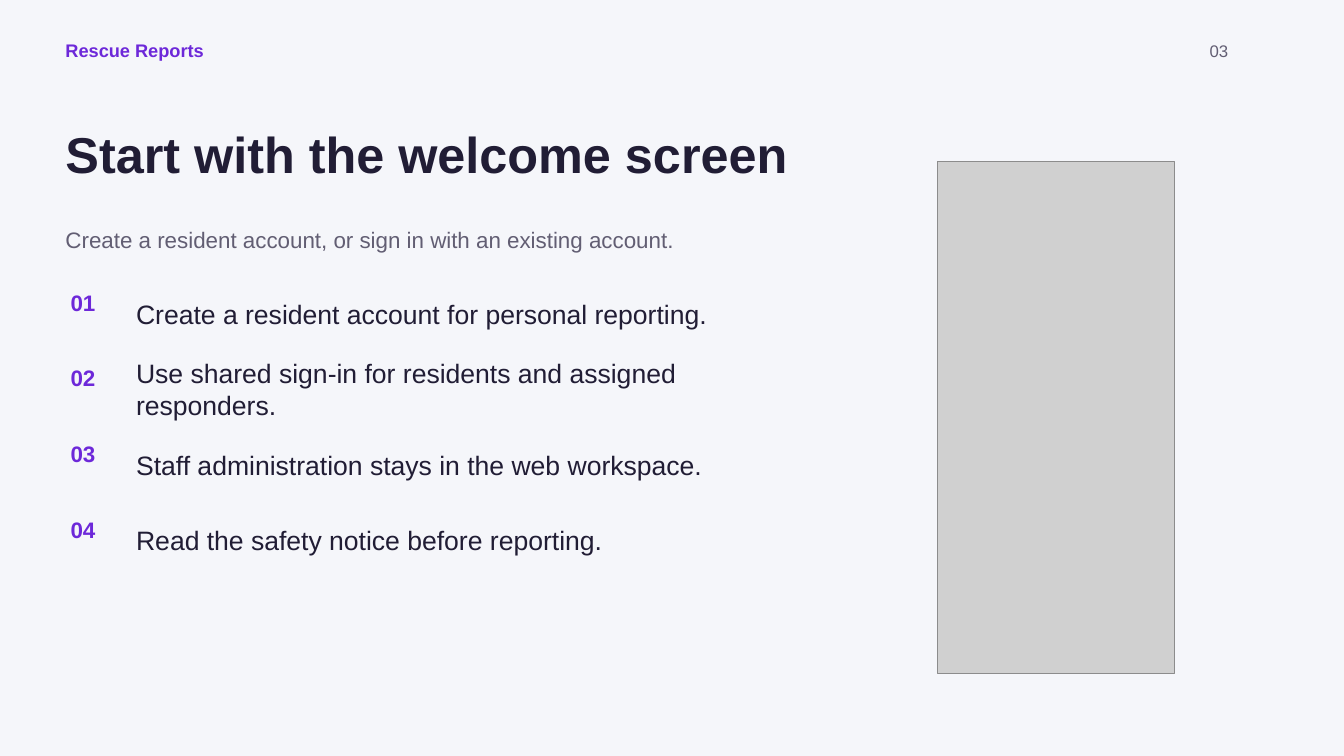
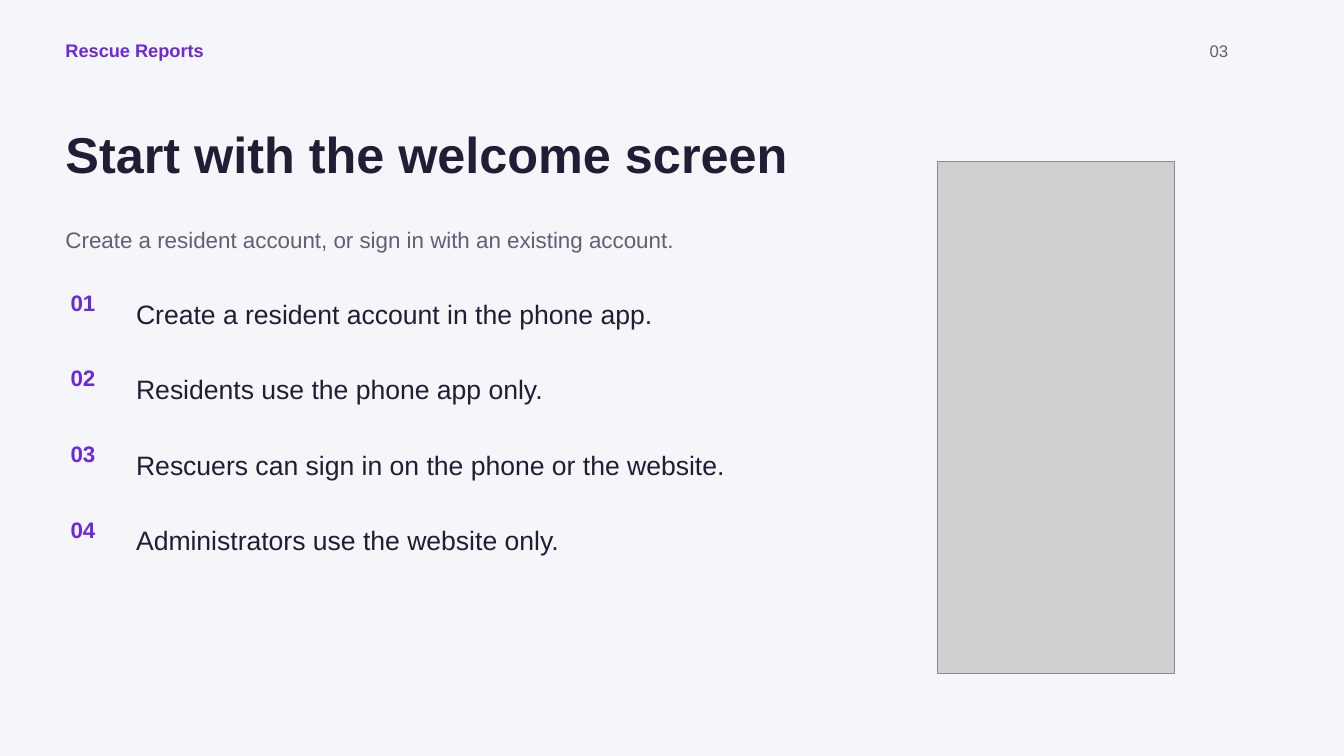
Before and after one commit to andireyes06-maker/disaster-rescue, a slide deck: slide 3 of docs/user-guide/Rescue-Reports-User-Guide.pptx. Drawn at 1344x756 pixels with LibreOffice and Linux fonts; fonts in the diff are those of the drawing; grey boxes stand for pictures. Boxes give left, top, right and bottom in pixels: in the first picture for what was removed or moved away, otherwise in the second. Text is boxed around its words. In the diff, an @@ line names an element or a change of style, - is before the commit and + after.

```diff
--- a/docs/user-guide/Rescue-Reports-User-Guide.pptx
+++ b/docs/user-guide/Rescue-Reports-User-Guide.pptx
@@ text at (x1=136, y1=304, x2=653, y2=329): text changed @@
-Create a resident account for personal reporting.
+Create a resident account in the phone app.
@@ text at (x1=136, y1=379, x2=543, y2=405): text changed @@
-Use shared sign-in for residents and assigned responders.
+Residents use the phone app only.
@@ text at (x1=136, y1=455, x2=724, y2=480): text changed @@
-Staff administration stays in the web workspace.
+Rescuers can sign in on the phone or the website.
@@ text at (x1=136, y1=530, x2=559, y2=556): text changed @@
-Read the safety notice before reporting.
+Administrators use the website only.
```
Also in this commit, not shown: 3 other slides changed, 2 other files.
